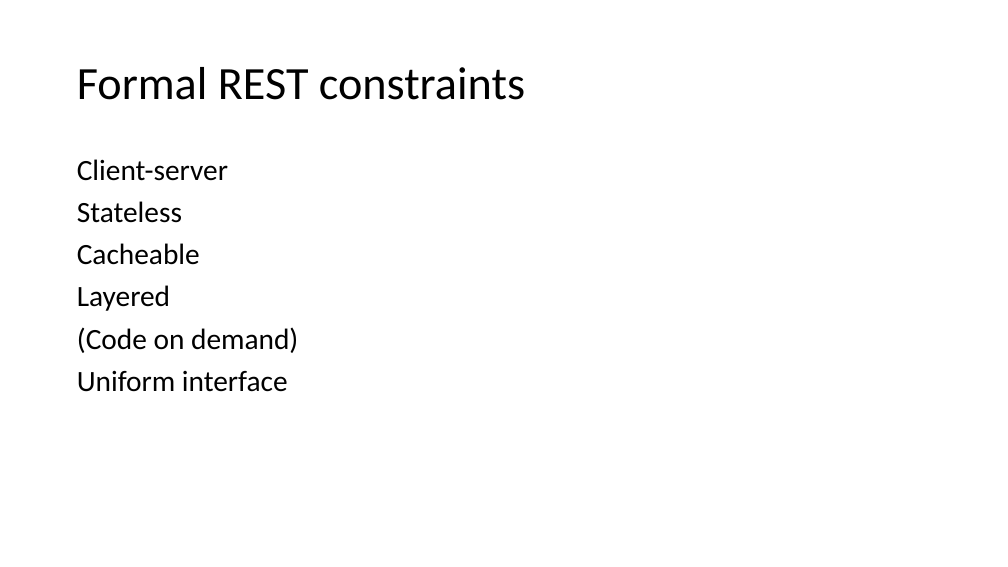
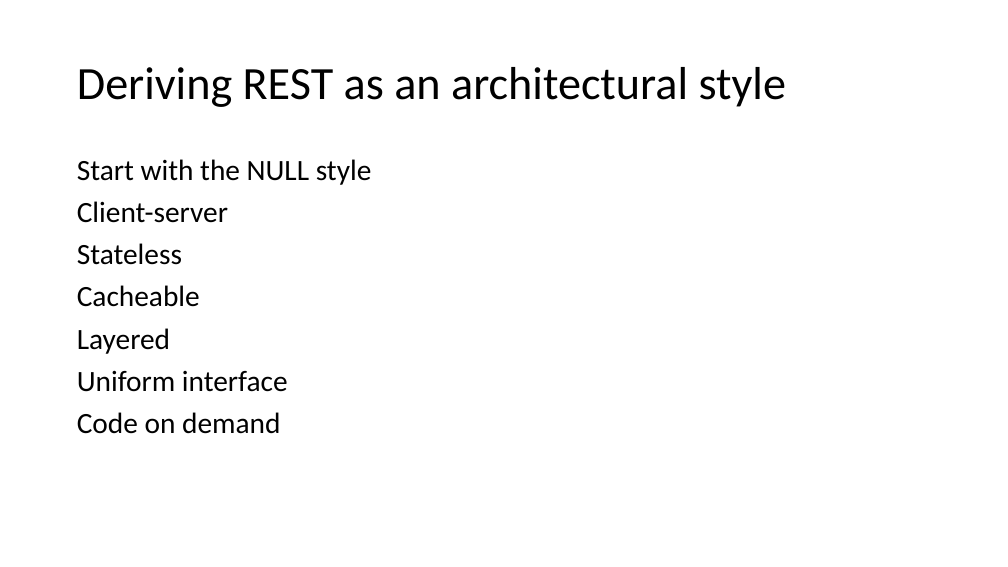
Before and after one commit to maherhosn/SU_SEGR_5240_18SQ, a slide deck: slide 12 of 01 - Introduction.pptx. Drawn at 1008x567 pixels with LibreOffice and Linux fonts; fonts in the diff are those of the drawing. Boxes give left, top, right and bottom in pixels: in the first picture for what was removed or moved away, otherwise in the second. Text is boxed around its words. In the diff, an @@ line names an element or a change of style, - is before the commit and + after.

```diff
--- a/01 - Introduction.pptx
+++ b/01 - Introduction.pptx
@@ title at (77,67,786,107): text changed @@
-Formal REST constraints
+Deriving REST as an architectural style
@@ text at (77,159,372,185): paragraph added @@
+Start with the NULL style
@@ text at (77,327,298,353): paragraph removed @@
-(Code on demand)
@@ text at (77,412,280,434): paragraph added @@
+Code on demand
```
Also in this commit, not shown: 1 other slide changed, 1 slide added, 2 other files.
